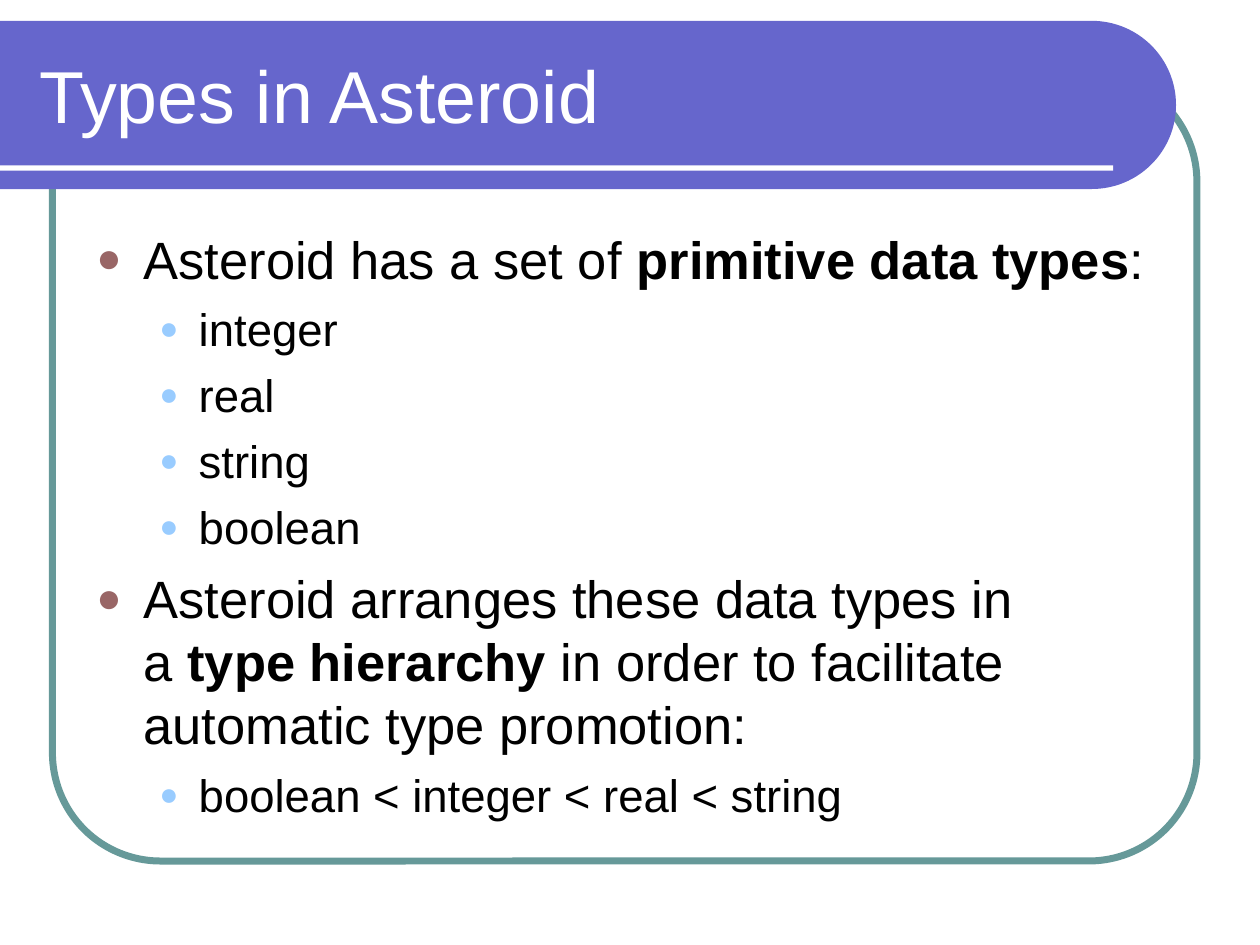
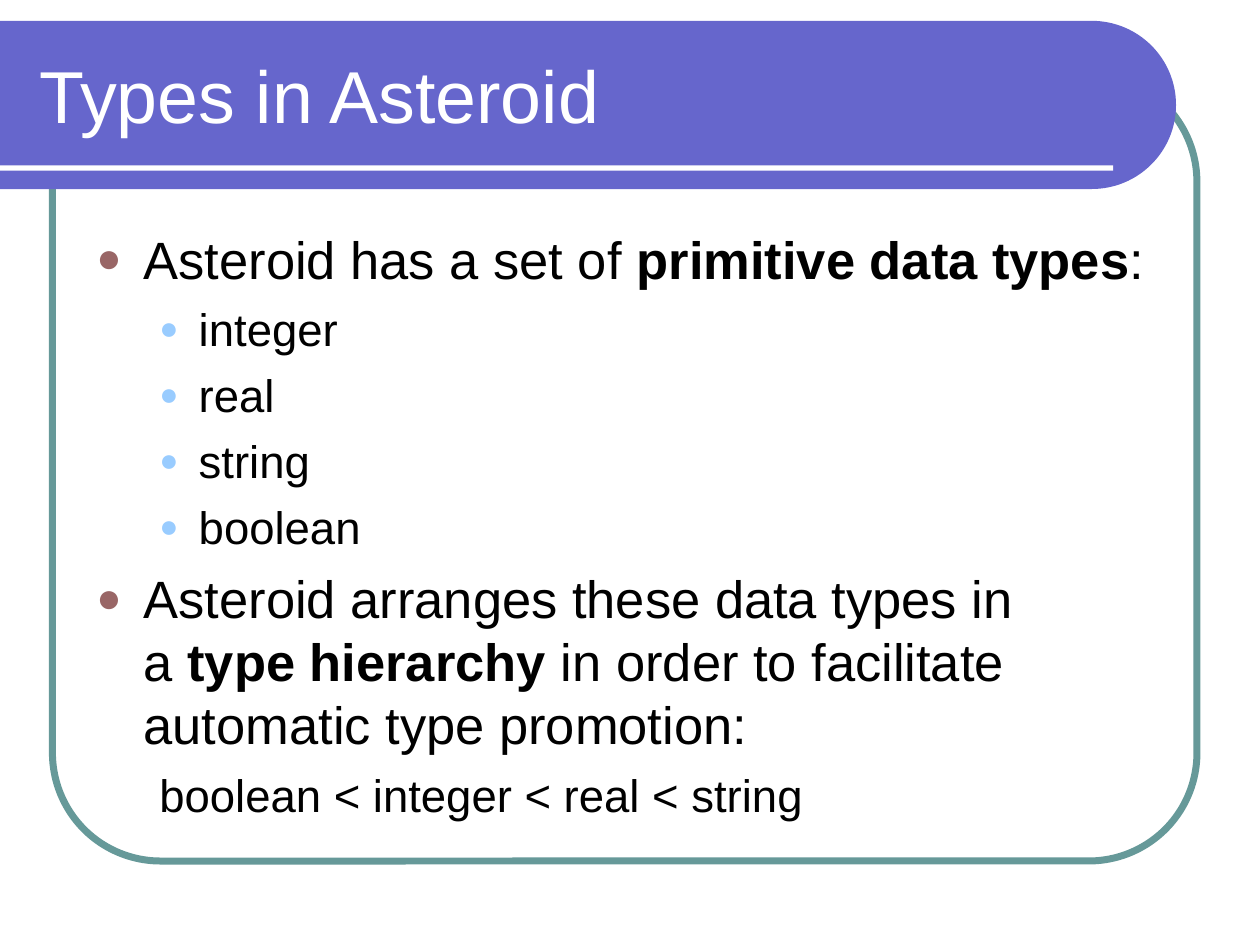
Before and after one commit to lutzhamel/CSC301, a slide deck: slide 8 of notes/csc301-ln002.ppt. Drawn at 1260x945 pixels with LibreOffice and Linux fonts; fonts in the diff are those of the drawing. Boxes give left, top, right and bottom in pixels: in the first picture for what was removed or moved away, otherwise in the second. Text is boxed around its words. In the diff, an @@ line names an element or a change of style, - is before the commit and + after.

Commit message:
moving to Asteroid

```diff
--- a/notes/csc301-ln002.ppt
+++ b/notes/csc301-ln002.ppt
@@ text at [159, 779, 802, 821]: bullet ● to none @@
```
Also in this commit, not shown: 8 other files.
